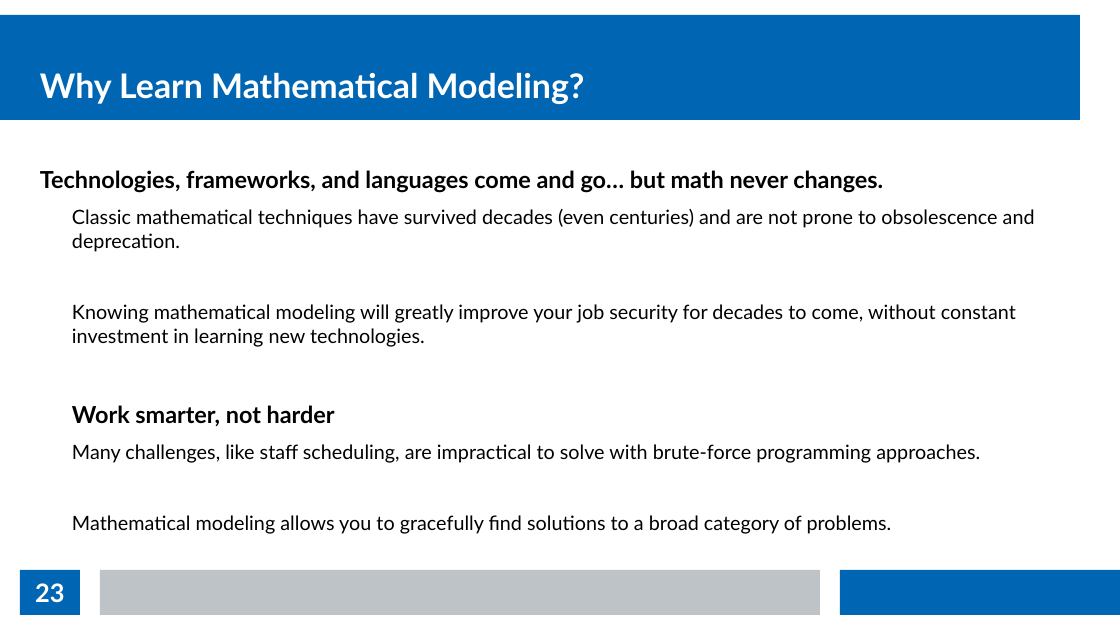
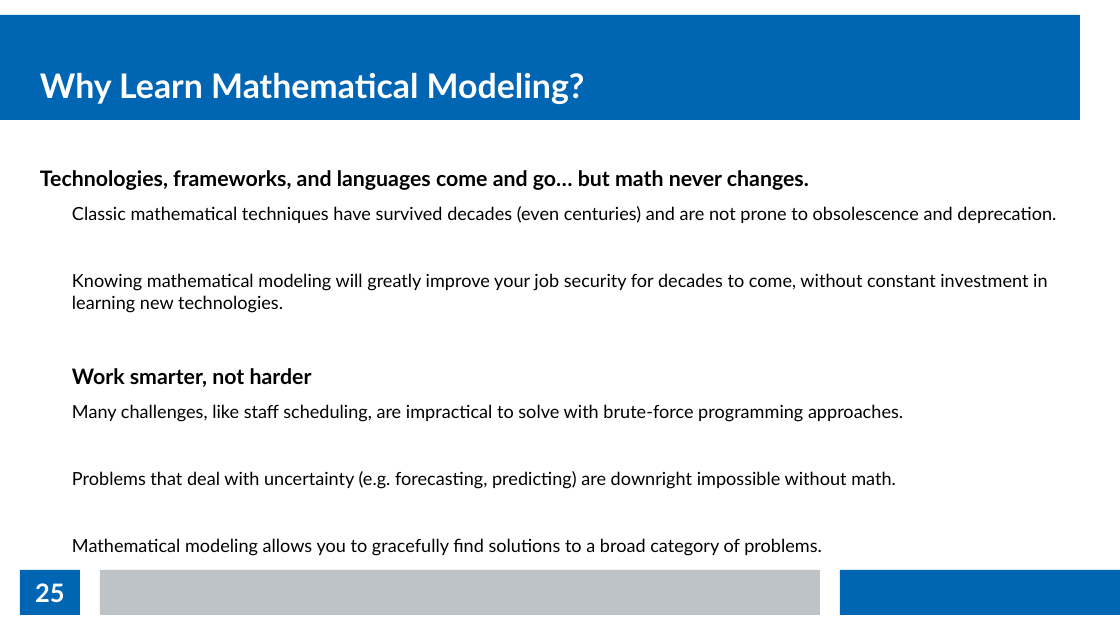
Before and after one commit to thomasnield/kotlin_data_science_talk_ChicagoJUG, a slide deck: slide 25 of kotlin_data_science_talk_chijug_slides.odp (slide 23 before the commit). Drawn at 1120x630 pixels with LibreOffice and Linux fonts; fonts in the diff are those of the drawing. Boxes give left, top, right and bottom in pixels: in the first picture for what was removed or moved away, otherwise in the second. Text is boxed around its words. In the diff, an @@ line names an element or a change of style, - is before the commit and + after.

```diff
--- a/kotlin_data_science_talk_chijug_slides.odp
+++ b/kotlin_data_science_talk_chijug_slides.odp
@@ text at box(40, 170, 1056, 556): size 16.6 to 15.1 pt in "Technologies, frameworks, and languages come and go… ...", "Work smarter, not harder"; size 14 to 12.8 pt in "Classic mathematical techniques have survived decades (even ...", "Knowing mathematical modeling will greatly improve your ...", "Many challenges, like staff scheduling, are impractical ...", "Mathematical modeling allows you to gracefully find ..." @@
@@ text at box(72, 471, 896, 489): paragraph added @@
+  Problems that deal with uncertainty (e.g. forecasting, predicting) are downright impossible without math.
@@ page number at box(35, 583, 64, 603): text changed @@
-23
+25
```
Also in this commit, not shown: 8 other slides changed, 2 slides added.
